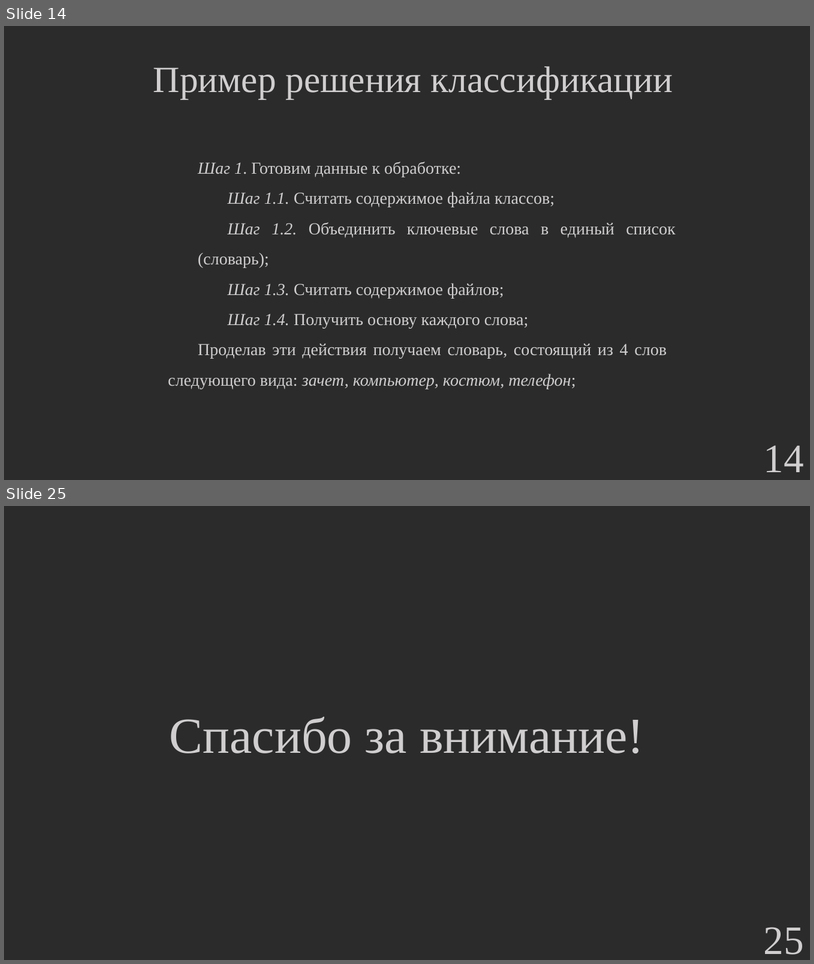
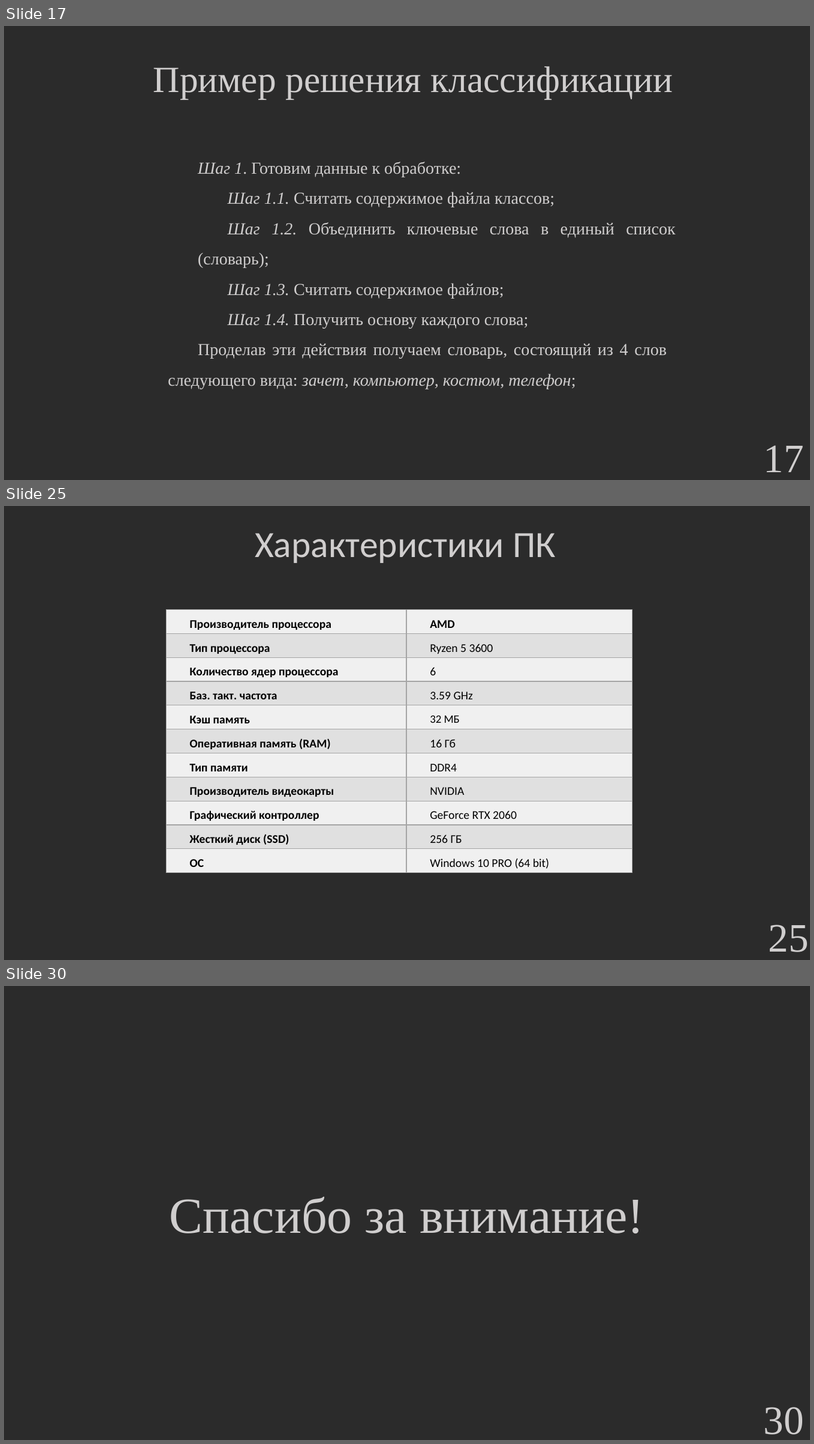
Before and after one commit to hetikk/diplom, a slide deck: docs/Презентация.pptx. Shown one above the other, each under a label of ours: slides 14 and 25 before the commit, slides 17, 25 and 30 after it; the slides between them are not shown. The pictures are 814x964 and 814x1444 pixels, drawn with LibreOffice and Linux fonts; fonts in the diff are those of the drawing; background and template pictures are left out; a plain dark background stands for a picture behind light text. Boxes give left, top, right and bottom in pixels: in the first picture for what was removed or moved away, otherwise in the second. Text is boxed around its words. In the diff, an @@ line names an element or a change of style, - is before the commit and + after.

```diff
--- a/docs/Презентация.pptx
+++ b/docs/Презентация.pptx
@@ slide 25 added at [4,506,810,960], background picture (left out) @@
@@ text added at [255,533,556,563], 44 pt, text #D0CECE @@
+Характеристики ПК
@@ table added at [166,609,633,872], 11 rows, 2 columns @@
+Производитель процессора | AMD
+Тип процессора | Ryzen 5 3600
+Количество ядер процессора | 6
+Баз. такт. частота | 3.59 GHz
+Кэш память | 32 МБ
+Оперативная память (RAM) | 16 Гб
+Тип памяти | DDR4
+Производитель видеокарты | NVIDIA
+Графический контроллер | GeForce RTX 2060
+Жесткий диск (SSD) | 256 ГБ
+ОС | Windows 10 PRO (64 bit)
@@ page number added at [769,924,809,952], 48 pt, text #D0CECE @@
+25
@@ what was slide 14 is now slide 17 @@
@@ page number at [764,445,804,472]: text changed @@
-14
+17
@@ what was slide 25 is now slide 30 @@
@@ page number at [764,1407,804,1434]: text changed @@
-25
+30
```
Also in this commit, not shown: 15 slides changed, 4 other slides added, 11 other files.
